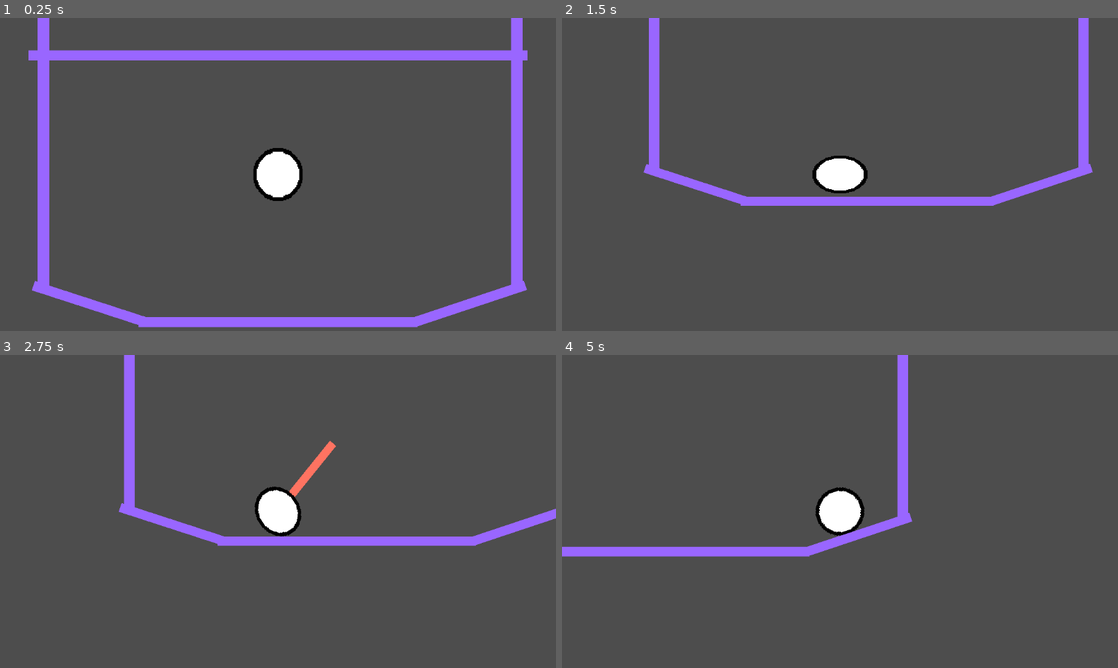
Above: before the commit, frames 1-4 (two rows, left to right).
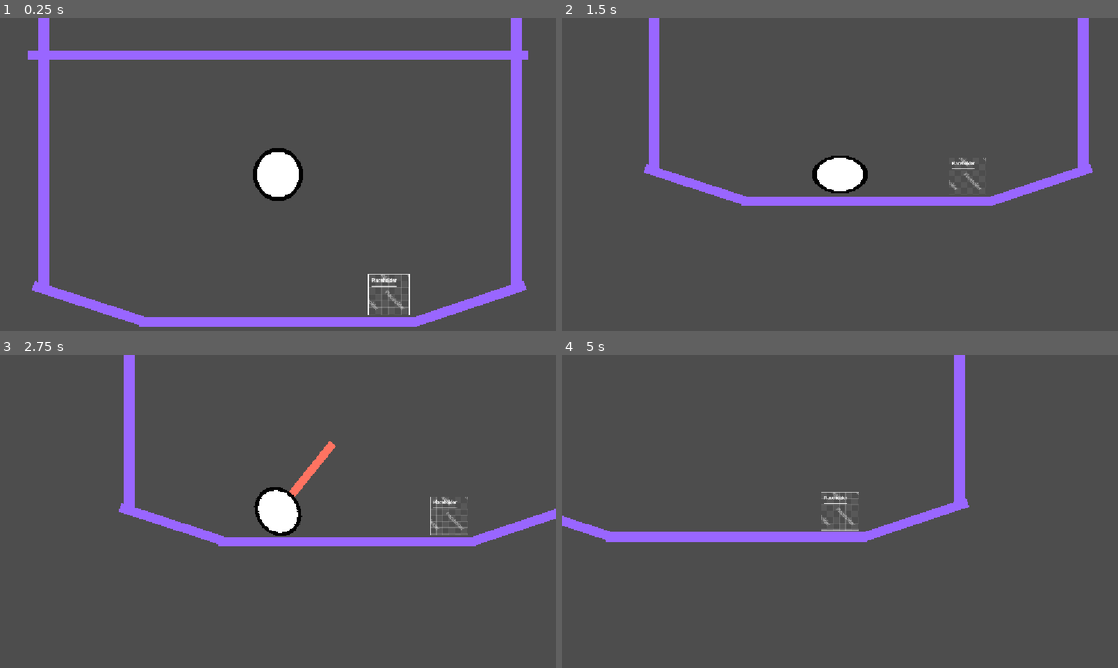
Above: after the commit, the same moments.

Repository: theeggswork/Goofball-Golfers
Game: Godot game, scene res://Tscn/Testmap.tscn
Two runs of this game, one before a commit and one after it. Both use one fixed random seed, a clock stepped at 60 frames per second and the inputs below.
Inputs (mouse positions are in pixels of both pictures, inside the frame that each line leads up to):
- Up to frame 1 (0.25 s): no input
- Up to frame 2 (1.5 s): move the mouse to (962, 158) at 0.52 s; press the mouse at (962, 158) at 0.53 s; move the mouse to (728, 190) at 1.27 s; release the mouse at (728, 190) at 1.28 s; hold Space (SlamDown) from 1.28 s (still down); click (728, 190) at 1.35 s
- Up to frame 3 (2.75 s): move the mouse to (333, 442) at 2.02 s; release Space (SlamDown) at 2.03 s; press the mouse at (333, 442) at 2.03 s
- Up to frame 4 (5 s): move the mouse to (812, 574) at 2.77 s; release the mouse at (812, 574) at 2.78 s; click (812, 574) at 2.85 s; move the mouse to (1006, 558) at 3.52 s; press the mouse at (1006, 558) at 3.53 s; hold Space (SlamDown) from 3.53 s (still down); move the mouse to (673, 464) at 4.27 s; release the mouse at (673, 464) at 4.28 s; click (673, 464) at 4.35 s

The runs differ from the first frame. In frame 1, 1.3% of the frame differs, in the area x 5-95%, y 0-99%; in frame 2, 0.5%; in frame 3, 0.8%; in frame 4, 6.8%, in the area x 0-74%, y 0-65%.

Commit message:
Yay i added more stuff

Diff:
--- a/Scripts/GolfScript.gd
+++ b/Scripts/GolfScript.gd
@@ -1,10 +1,15 @@
 extends RigidBody2D
 @onready var cam = $Camera2D
 @onready var line = get_tree().current_scene.get_node("Player/Line2D")
+@onready var wincond = get_tree().current_scene.get_node("WinCondition")
+@onready var winaudio = $WinAudio
 var mat = PhysicsMaterial.new()
 var linecolor;
+var stretch_enabled = true
+var stretch;
 # Called when the node enters the scene tree for the first time.
 func _ready() -> void:
+	add_to_group("Player")
 	mat.bounce = 0.3
 	mat.friction = 0
 	physics_material_override = mat
@@ -18,10 +23,12 @@
 	# Visuals
 	var speed = abs(linear_velocity.length())
 	var dirchange = linear_velocity.normalized()
-	var stretch = clamp(speed * 0.0001,0,0.25)
+	if stretch_enabled:
+		stretch = clamp(speed * 0.0001,0,0.25)
 	if speed > 1:
 		rotation = dirchange.angle()
-		scale = Vector2(1 + (stretch * 1.3), 1 - (stretch * 1.3))
+		if stretch_enabled:
+			scale = Vector2(1 + (stretch * 1.3), 1 - (stretch * 1.3))
 	# Putting System
 	var can_hit = linear_velocity.length() < 90
 	var mouse_pos = get_global_mouse_position()
@@ -58,3 +65,14 @@
 	line.clear_points()
 	line.add_point(line.to_local(start_pos))
 	line.add_point(line.to_local(end_pos))
+func flag_reached():
+	var tween = create_tween()
+	stretch_enabled = false
+	scale = Vector2.ONE
+	set_deferred("freeze", true)
+	tween.tween_property(self, "position", Vector2(wincond.position.x, wincond.position.y), 0.5)\
+	.set_trans(Tween.TRANS_BOUNCE)\
+	.set_ease(Tween.EASE_OUT)
+	tween = create_tween()
+	tween.tween_property(self, "modulate:a", 0.0, 1.0)
+	winaudio.play()
--- /dev/null
+++ b/Scripts/WinCondition.gd
@@ -0,0 +1,16 @@
+extends Area2D
+@onready var player = get_tree().current_scene.get_node("Player")
+
+# Called when the node enters the scene tree for the first time.
+func _ready() -> void:
+	pass # Replace with function body.
+
+
+# Called every frame. 'delta' is the elapsed time since the previous frame.
+func _process(delta: float) -> void:
+	pass
+
+
+func _on_body_entered(body: Node2D) -> void:
+	if body.is_in_group("Player"):
+		player.flag_reached()
--- a/Tscn/Player.tscn
+++ b/Tscn/Player.tscn
@@ -2,6 +2,7 @@
 
 [ext_resource type="Script" uid="uid://ccgdie0mgw8wf" path="res://Scripts/GolfScript.gd" id="1_kpjcp"]
 [ext_resource type="Texture2D" uid="uid://d0eldqsqariep" path="res://Assets/Ball.png" id="1_xhfnw"]
+[ext_resource type="AudioStream" uid="uid://cub0lydn7fbnx" path="res://Assets/Tada.wav" id="3_kudba"]
 
 [sub_resource type="PhysicsMaterial" id="PhysicsMaterial_kpjcp"]
 
@@ -25,3 +26,6 @@
 [node name="Line2D" type="Line2D" parent="." unique_id=1737696216]
 show_behind_parent = true
 width = 20.0
+
+[node name="WinAudio" type="AudioStreamPlayer2D" parent="." unique_id=893602278]
+stream = ExtResource("3_kudba")
--- a/Tscn/Testmap.tscn
+++ b/Tscn/Testmap.tscn
@@ -2,6 +2,7 @@
 
 [ext_resource type="PackedScene" uid="uid://d0hgff003xq4r" path="res://Tscn/Player.tscn" id="1_rf04y"]
 [ext_resource type="PackedScene" uid="uid://cefcleb22ylx6" path="res://Tscn/PlaceholderObject.tscn" id="2_yc6sp"]
+[ext_resource type="PackedScene" uid="uid://cxrbn0ge4ms6h" path="res://Tscn/WinCondition.tscn" id="3_4pc0y"]
 
 [node name="Testmap" type="Node2D" unique_id=581708526]
 
@@ -36,3 +37,6 @@
 [node name="PlaceholderObject5" parent="." unique_id=1464557458 instance=ExtResource("2_yc6sp")]
 position = Vector2(-569, -39)
 scale = Vector2(0.7005094, 17.480001)
+
+[node name="WinCondition" parent="." unique_id=1482428891 instance=ExtResource("3_4pc0y")]
+position = Vector2(269, 320)
--- /dev/null
+++ b/Tscn/WinCondition.tscn
@@ -0,0 +1,18 @@
+[gd_scene format=3 uid="uid://cxrbn0ge4ms6h"]
+
+[ext_resource type="Script" uid="uid://dps3a5qqby64i" path="res://Scripts/WinCondition.gd" id="1_64yex"]
+[ext_resource type="Texture2D" uid="uid://d2o1xgi6k3r7i" path="res://Assets/Placeholder_.png" id="1_blj53"]
+
+[sub_resource type="RectangleShape2D" id="RectangleShape2D_64yex"]
+
+[node name="WinCondition" type="Area2D" unique_id=1482428891]
+script = ExtResource("1_64yex")
+
+[node name="CollisionShape2D" type="CollisionShape2D" parent="." unique_id=925162726]
+scale = Vector2(5, 5)
+shape = SubResource("RectangleShape2D_64yex")
+
+[node name="Sprite2D" type="Sprite2D" parent="." unique_id=1295867971]
+texture = ExtResource("1_blj53")
+
+[connection signal="body_entered" from="." to="." method="_on_body_entered"]
--- a/project.godot
+++ b/project.godot
@@ -11,14 +11,14 @@
 [application]
 
 config/name="Goofball Golfing"
-config/description="A golf game. Literally my first project please don't judge."
+config/description="Golf Game."
 run/main_scene="uid://b2pmlxmfkf4ub"
 config/features=PackedStringArray("4.6", "Forward Plus")
 config/icon="uid://rl0gmgekd0lu"
 
 [display]
 
-window/stretch/mode="viewport"
+window/stretch/mode="canvas_items"
 window/stretch/aspect="expand"
 
 [input]
Not shown, added: Assets/Tada.wav.import
Not shown, added: Assets/songthatplayssometimes.wav.import
Not shown, added: Scripts/WinCondition.gd.uid
Not shown, added: Assets/Tada.wav
Not shown, added: Assets/songthatplayssometimes.wav
